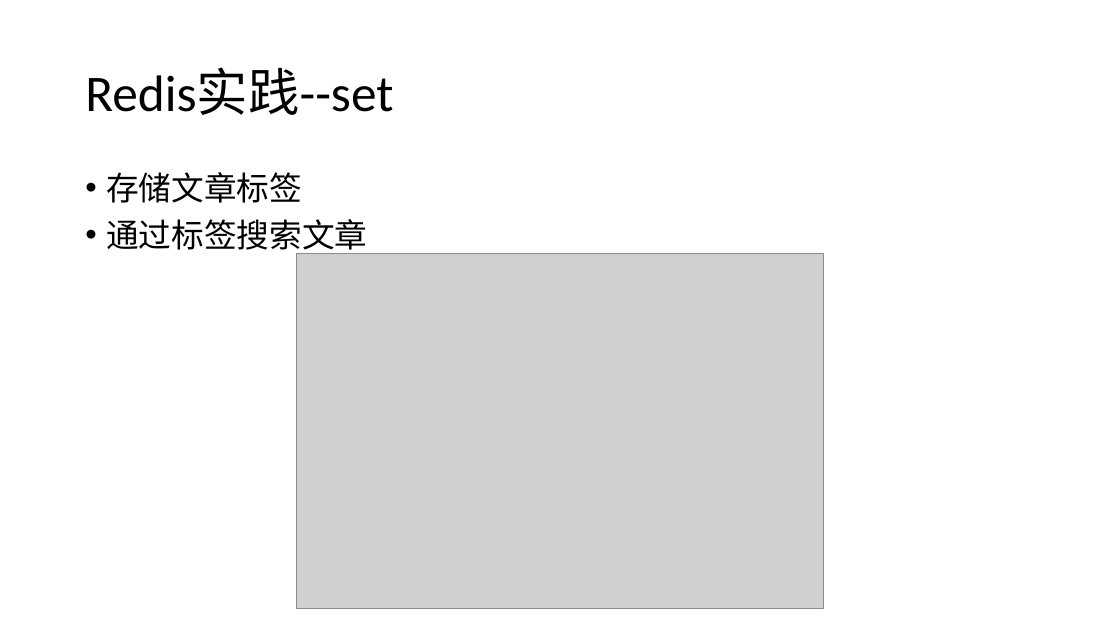
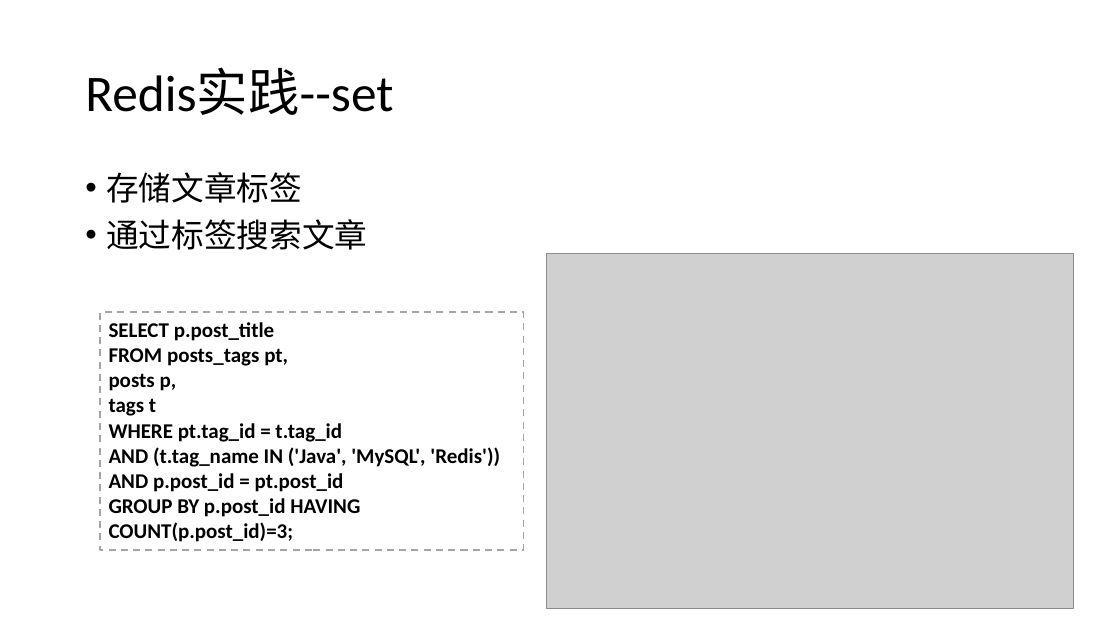
Before and after one commit to guhanjie/Knowledge-sharing, a slide deck: slide 25 of Redis技术分享——by顾汉杰.pptx. Drawn at 1120x630 pixels with LibreOffice and Linux fonts; fonts in the diff are those of the drawing; grey boxes stand for pictures. Boxes give left, top, right and bottom in pixels: in the first picture for what was removed or moved away, otherwise in the second. Text is boxed around its words. In the diff, an @@ line names an element or a change of style, - is before the commit and + after.

Commit message:
update Redis

```diff
--- a/Redis技术分享——by顾汉杰.pptx
+++ b/Redis技术分享——by顾汉杰.pptx
@@ picture: place and size @@
-picture at <box>296,254,823,608</box>
+picture at <box>547,254,1075,608</box>
@@ rectangle added at <box>100,313,523,550</box>, outline #A5A5A5 1.5 pt dashed, 18 pt, text #000000, bold @@
+SELECT p.post_title
+FROM posts_tags pt,
+posts p,
+tags t
+WHERE pt.tag_id = t.tag_id
+AND (t.tag_name IN ('Java', 'MySQL', 'Redis'))
+AND p.post_id = pt.post_id
+GROUP BY p.post_id HAVING COUNT(p.post_id)=3;
```
Also in this commit, not shown: 17 other slides changed, 1 slide added.
